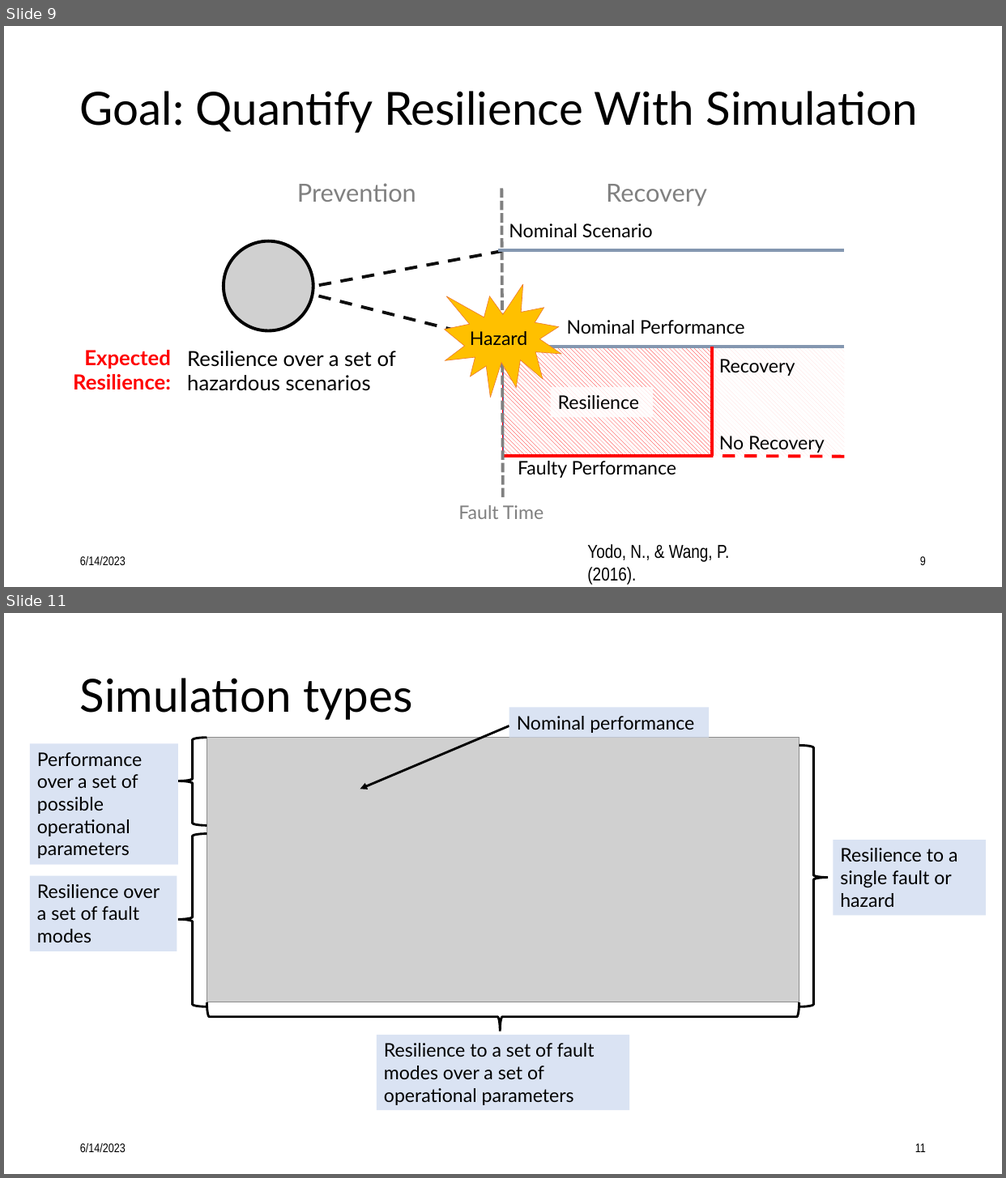
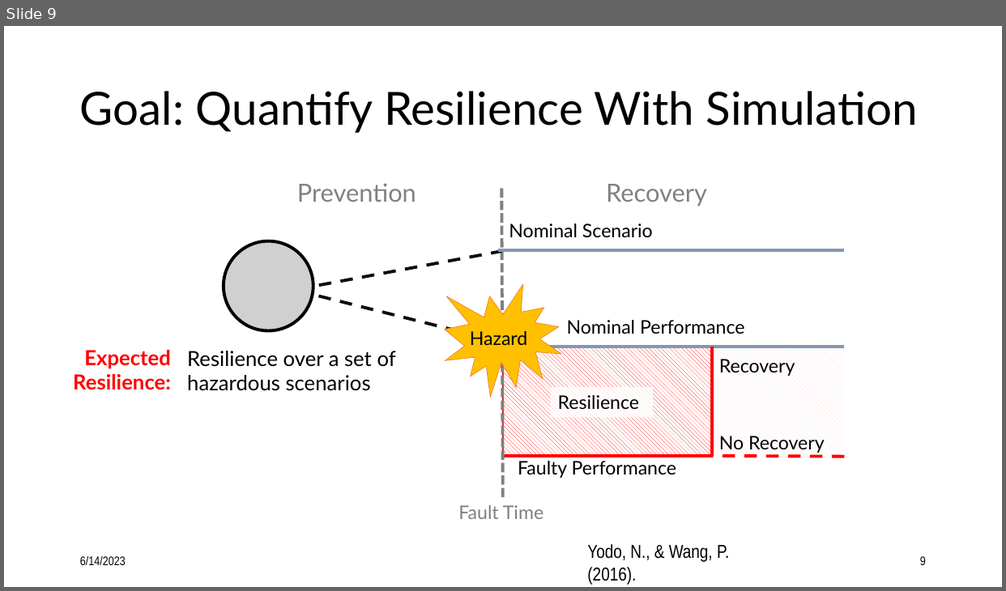
Before and after one commit to nasa/fmdtools, a slide deck: docs/figures/powerpoint_figures.pptx. Shown one above the other, each under a label of ours: slides 9 and 11 before the commit, slide 9 after it; the slides between them are not shown. The pictures are 1006x1178 and 1006x591 pixels, drawn with LibreOffice and Linux fonts; fonts in the diff are those of the drawing; grey boxes stand for pictures. Boxes give left, top, right and bottom in pixels: in the first picture for what was removed or moved away, otherwise in the second. Text is boxed around its words. In the diff, an @@ line names an element or a change of style, - is before the commit and + after.

```diff
--- a/docs/figures/powerpoint_figures.pptx
+++ b/docs/figures/powerpoint_figures.pptx
@@ slide 11 removed at <box>4,613,1002,1174</box>, background #FFFFFF @@
@@ title removed at <box>80,678,413,720</box> @@
-Simulation types
@@ rectangle removed at <box>509,707,710,737</box> @@
-Nominal performance
@@ arrow removed from (509, 726) to (360, 789) @@
@@ rectangle removed at <box>29,744,177,865</box> @@
-Performance over a set of possible operational parameters
@@ left brace removed at <box>178,737,207,825</box> @@
@@ picture removed at <box>206,737,799,1003</box> @@
@@ left brace removed at <box>799,746,829,1007</box> @@
@@ left brace removed at <box>178,834,207,1007</box> @@
@@ rectangle removed at <box>833,840,986,915</box> @@
-Resilience to a single fault or hazard
@@ rectangle removed at <box>29,875,177,952</box> @@
-Resilience over a set of fault modes
@@ left brace removed at <box>206,1003,799,1032</box> @@
@@ rectangle removed at <box>377,1035,630,1111</box> @@
-Resilience to a set of fault modes over a set of operational parameters
@@ text removed at <box>80,1144,126,1152</box> @@
-6/14/2023
@@ page number removed at <box>915,1144,926,1152</box> @@
-11
```
Also in this commit, not shown: 2 slides changed, 13 other slides removed, 8 other files.
